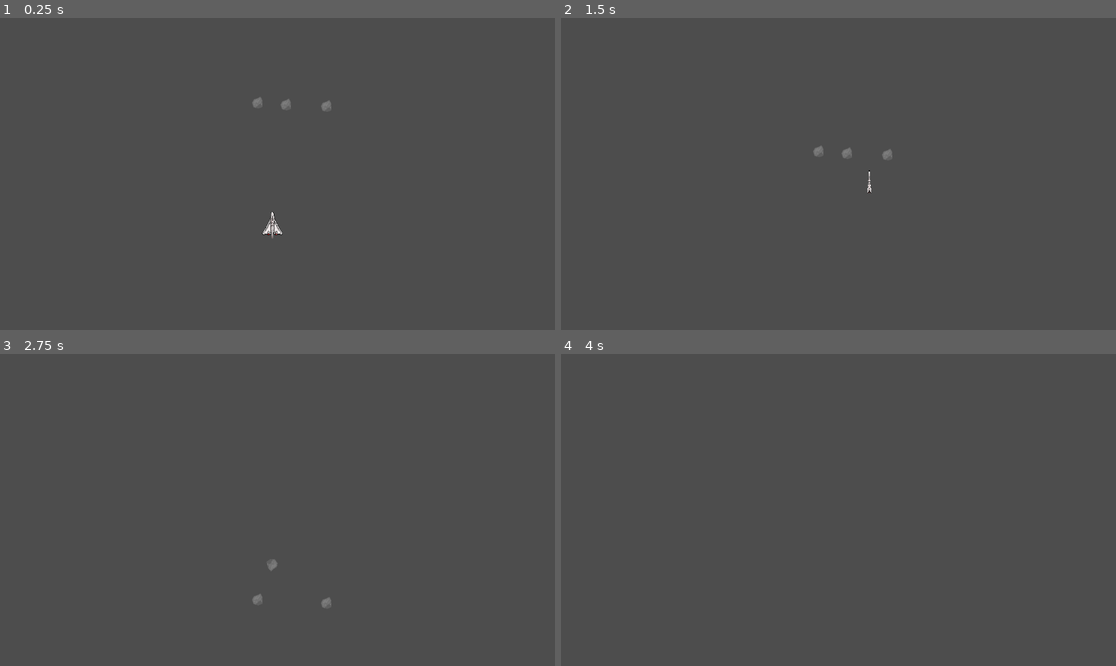
Above: before the commit, frames 1-4 (two rows, left to right).
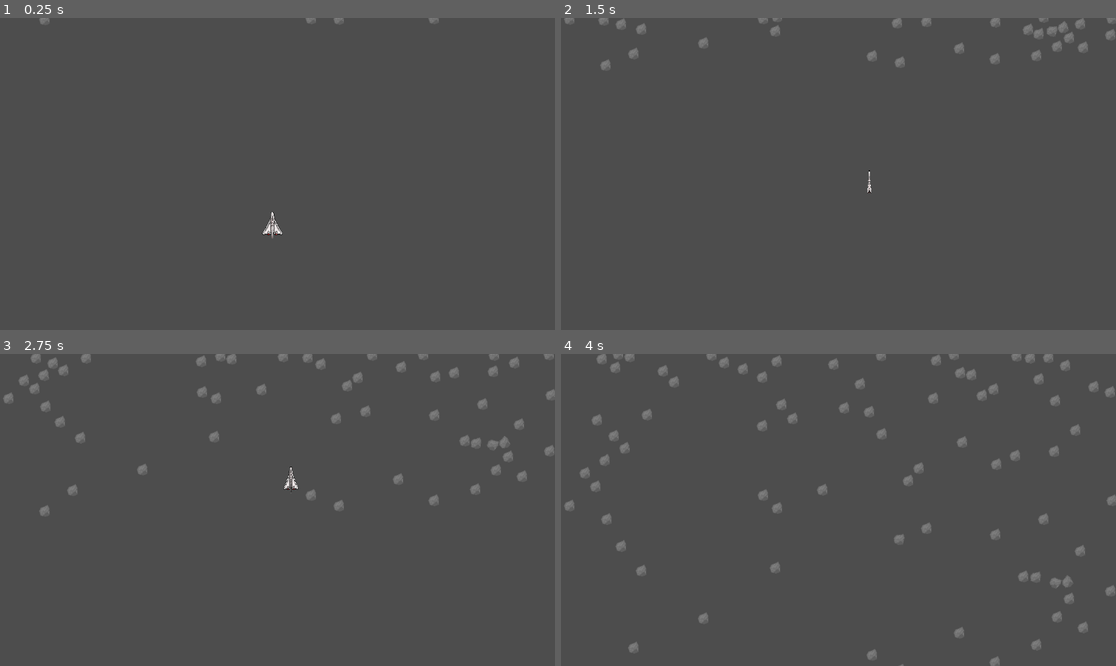
Above: after the commit, the same moments.

Repository: Joel-Singh/a-plain-catastrophe
Game: Godot game, scene res://scenes/Main.tscn
Same seed, same stepped clock (60 frames per second), same inputs: the game is played once before the commit and once after it.
Inputs (mouse positions are in pixels of both pictures, inside the frame that each line leads up to):
- Up to frame 1 (0.25 s): no input
- Up to frame 2 (1.5 s): move the mouse to (960, 158) at 0.52 s; move the mouse to (727, 189) at 1.27 s
- Up to frame 3 (2.75 s): move the mouse to (333, 441) at 2.02 s
- Up to frame 4 (4 s): move the mouse to (810, 572) at 2.77 s; move the mouse to (1005, 556) at 3.52 s

The runs differ from the first frame. In frame 1, 0.2% of the frame differs, in the area x 7-79%, y 0-30%; in frame 2, 1.1%; in frame 3, 2.1%; in frame 4, 2.8%, in the area x 0-100%, y 0-100%.

Commit message:
Obstacles spawn in main scene

Diff:
--- a/scenes/Main.tscn
+++ b/scenes/Main.tscn
@@ -1,18 +1,17 @@
 [gd_scene load_steps=3 format=3 uid="uid://c10j5mj4ye2bs"]
 
 [ext_resource type="PackedScene" uid="uid://bn5mdobt1twda" path="res://scenes/Player.tscn" id="1_ois2d"]
-[ext_resource type="PackedScene" uid="uid://q6mvechjjs0f" path="res://scenes/Obstacle.tscn" id="2_prshv"]
+[ext_resource type="Script" path="res://scenes/SpawnObstacles.gd" id="1_whgvq"]
 
 [node name="Main" type="Node2D"]
+script = ExtResource("1_whgvq")
 
 [node name="Player" parent="." instance=ExtResource("1_ois2d")]
 position = Vector2(563, 461)
 
-[node name="Obstacle" parent="." instance=ExtResource("2_prshv")]
-position = Vector2(534, 172)
+[node name="ObstacleTimer" type="Timer" parent="."]
+process_callback = 0
+wait_time = 0.05
+autostart = true
 
-[node name="Obstacle2" parent="." instance=ExtResource("2_prshv")]
-position = Vector2(593, 176)
-
-[node name="Obstacle3" parent="." instance=ExtResource("2_prshv")]
-position = Vector2(677, 179)
+[connection signal="timeout" from="ObstacleTimer" to="." method="_on_obstacle_timer_timeout"]
--- /dev/null
+++ b/scenes/SpawnObstacles.gd
@@ -0,0 +1,19 @@
+extends Node2D
+var obstacle = preload("res://scenes/Obstacle.tscn")
+
+# Called when the node enters the scene tree for the first time.
+func _ready():
+  pass # Replace with function body.
+
+
+# Called every frame. 'delta' is the elapsed time since the previous frame.
+func _process(delta):
+  pass
+
+
+func _on_obstacle_timer_timeout():
+  var newObstacle = obstacle.instantiate()
+  var screen = get_viewport_rect()
+  newObstacle.position.x = randi() % int(screen.size.x)
+
+  add_child(newObstacle)
